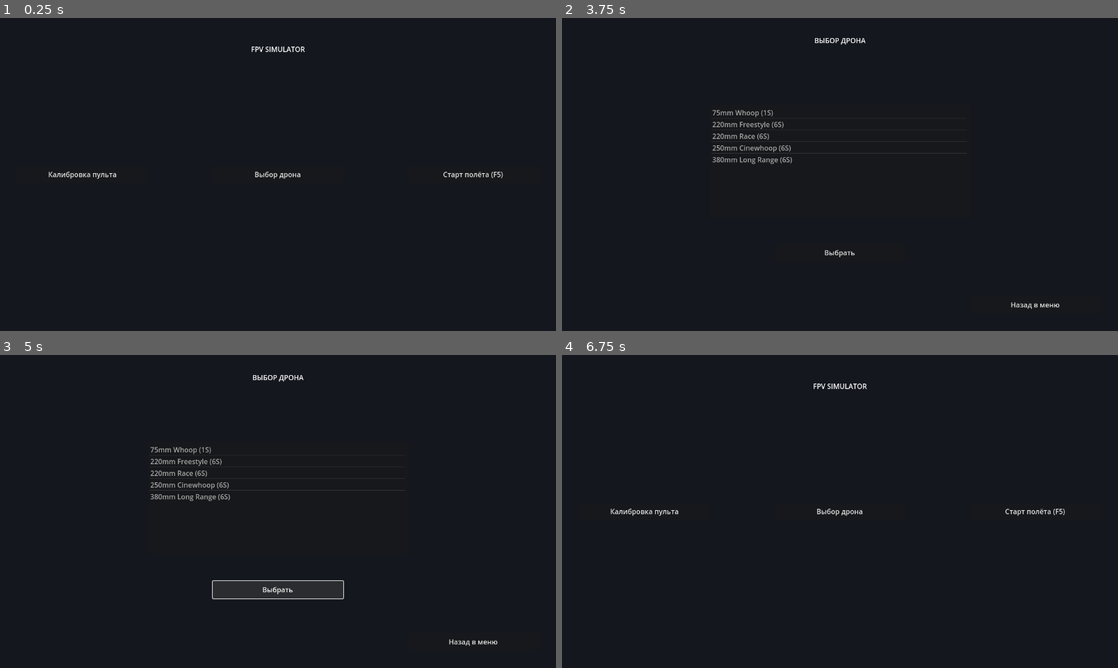
Above: before the commit, frames 1-4 (two rows, left to right).
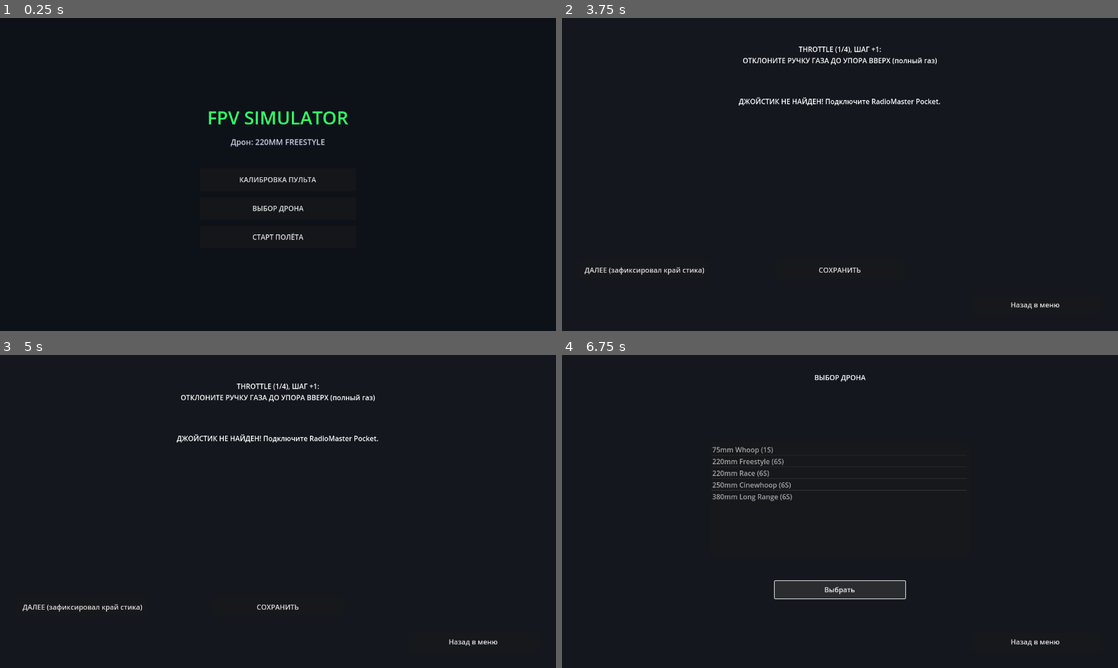
Above: after the commit, the same moments.

Repository: ocki45/fly-sim
Game: Godot game, scene res://scenes/main_menu.tscn
Same seed, same stepped clock (60 frames per second), same inputs: the game is played once before the commit and once after it.
Inputs (mouse positions are in pixels of both pictures, inside the frame that each line leads up to):
- Up to frame 1 (0.25 s): no input
- Up to frame 2 (3.75 s): click (645, 174) at 0.5 s, where only the run before the commit has a clickable "Калибровка пульта"; click (840, 180) at 1.25 s, where only the run after the commit has a clickable "КАЛИБРОВКА ПУЛЬТА"; click "СОХРАНИТЬ" at 2 s; click "Назад в меню" at 2.75 s; click (840, 174) at 3.5 s, where only the run before the commit has a clickable "Выбор дрона"
- Up to frame 3 (5 s): click (278, 589) at 4.25 s, where only the run before the commit has a clickable "Выбрать"
- Up to frame 4 (6.75 s): click "Назад в меню" at 5 s; click (840, 545) at 5.75 s, where only the run after the commit has a clickable "ВЫБОР ДРОНА"; click (840, 589) at 6.5 s, where only the run after the commit has a clickable "Выбрать"

The runs differ from the first frame. In frame 1, 1.4% of the frame differs, in the area x 8-91%, y 9-71%; in frame 2, 2.0%; in frame 3, 2.1%, in the area x 4-73%, y 6-82%; in frame 4, 1.5%.
Error in both runs: Trying to assign a value of type "PackedInt32Array" to a variable of type "Array[int]". (res://scripts/menu/drone_select.gd:28)

Commit message:
Refactor main menu to programmatic UI and enhance input calibration system
- scenes/main_menu.tscn: Removed static UI nodes (Bg, Title, Buttons) to rely on script-based construction
- scripts/menu/main_menu.gd: Implemented _build_ui() for dynamic creation of background, title, drone label, and menu buttons; added helper functions for layout and scene transitions
- scripts/autoload/game_manager.gd: Updated default mapping with correct inversion flags for throttle and pitch; improved load/save logic with null checks and error handling
- scripts/input/input_handler.gd: Added _apply_calibration() method to dynamically update axis/inversion exports from GameManager; implemented reload_calibration() for hot-swapping settings without restart
- scripts/menu/calibration.gd: Enhanced save logic to immediately apply new mapping to InputHandler via reload_calibration(); added auto-return to main menu after successful save

Diff:
--- a/scenes/main_menu.tscn
+++ b/scenes/main_menu.tscn
@@ -2,6 +2,9 @@
 
 [ext_resource type="Script" path="res://scripts/menu/main_menu.gd" id="1"]
 
+; Главное меню в стиле Liftoff: один корневой Control со скриптом main_menu.gd.
+; Весь UI (фон, заголовок, кнопки) собирается КОДОМ в _build_ui(), поэтому
+; сцена намеренно минимальна — никаких висячих $Btn... зависимостей.
 [node name="MainMenu" type="Control"]
 layout_mode = 3
 anchors_preset = 15
@@ -10,62 +13,3 @@
 grow_horizontal = 2
 grow_vertical = 2
 script = ExtResource("1")
-
-[node name="Bg" type="ColorRect" parent="."]
-layout_mode = 1
-anchors_preset = 15
-anchor_right = 1.0
-anchor_bottom = 1.0
-grow_horizontal = 2
-grow_vertical = 2
-color = Color(0.08, 0.09, 0.12, 1)
-
-[node name="Title" type="Label" parent="."]
-layout_mode = 1
-anchors_preset = 5
-anchor_left = 0.5
-anchor_right = 0.5
-offset_left = -200.0
-offset_top = 60.0
-offset_right = 200.0
-offset_bottom = 110.0
-grow_horizontal = 2
-text = "FPV SIMULATOR"
-horizontal_alignment = 1
-
-[node name="BtnCalibrate" type="Button" parent="."]
-layout_mode = 1
-anchors_preset = 2
-anchor_top = 0.5
-anchor_bottom = 0.5
-offset_left = 40.0
-offset_top = -20.0
-offset_right = 340.0
-offset_bottom = 20.0
-grow_vertical = 2
-text = "Калибровка пульта"
-
-[node name="BtnSelectDrone" type="Button" parent="."]
-layout_mode = 1
-anchors_preset = 2
-anchor_top = 0.5
-anchor_bottom = 0.5
-offset_left = 490.0
-offset_top = -20.0
-offset_right = 790.0
-offset_bottom = 20.0
-grow_vertical = 2
-text = "Выбор дрона"
-
-[node name="BtnStartFlight" type="Button" parent="."]
-layout_mode = 1
-anchors_preset = 2
-anchor_top = 0.5
-anchor_bottom = 0.5
-offset_left = 940.0
-offset_top = -20.0
-offset_right = 1240.0
-offset_bottom = 20.0
-grow_horizontal = 0
-grow_vertical = 2
-text = "Старт полёта (F5)"
--- a/scripts/autoload/game_manager.gd
+++ b/scripts/autoload/game_manager.gd
@@ -1,20 +1,29 @@
 extends Node
-# Менеджер игры (autoload-синглтон GameManager).
-# Хранит выбранный конфиг дрона и калибровку пульта (JSON в user://calibration.cfg).
+# ============================================================
+# GameManager — autoload-синглтон (менеджер игры).
+# Хранит: выбранный конфиг дрона + калибровку пульта (JSON).
+# Калибровка решают проблему перепутанных осей на Linux:
+# экран калибровки сам определяет, какой канал джойстика
+# за что отвечает, и сохраняет это в user://calibration.cfg.
+# ============================================================
 
+# Путь к выбранному .tres-конфигу дрона (ставится экраном выбора).
 var selected_drone_config: String = "res://resources/drones/drone_220mm_freestyle.tres"
+
+# Файл сохранения калибровки (user:// = writable dir Godot).
 const CALIBRATION_PATH: String = "user://calibration.cfg"
 
 # Схема по умолчанию — Mode 2 (RadioMaster Pocket):
 # ось 1 = газ, ось 0 = yaw, ось 3 = pitch, ось 2 = roll.
+# inverted=true означает: значение оси нужно развернуть (-(v)).
 var default_mapping: Dictionary = {
-	"throttle": {"axis": 1, "inverted": false},
+	"throttle": {"axis": 1, "inverted": true},
 	"yaw": {"axis": 0, "inverted": false},
-	"pitch": {"axis": 3, "inverted": false},
+	"pitch": {"axis": 3, "inverted": true},
 	"roll": {"axis": 2, "inverted": false}
 }
 
-# Текущая активная схема осей (может быть изменена экраном калибровки).
+# Текущая активная схема осей (может быть перезаписана калибровкой).
 var current_mapping: Dictionary = {}
 
 
@@ -22,12 +31,15 @@
 	load_calibration()
 
 
-# Загрузка калибровки из JSON-файла; при ошибке/отсутствии — схема по умолчанию.
+# Загрузка калибровки из JSON-файла; при ошибке/отсутствии — дефолт.
 func load_calibration() -> void:
 	if FileAccess.file_exists(CALIBRATION_PATH):
 		var file: FileAccess = FileAccess.open(CALIBRATION_PATH, FileAccess.READ)
+		if file == null:
+			current_mapping = default_mapping.duplicate(true)
+			return
 		var json: JSON = JSON.new()
-		if json.parse(file.get_as_text()) == OK:
+		if json.parse(file.get_as_text()) == OK and json.data is Dictionary:
 			current_mapping = json.data
 		else:
 			current_mapping = default_mapping.duplicate(true)
@@ -35,15 +47,20 @@
 		current_mapping = default_mapping.duplicate(true)
 
 
-# Сохранение текущей схемы калибровки в JSON.
+# Сохранение текущей схемы калибровки в JSON-файл.
 func save_calibration() -> void:
 	var file: FileAccess = FileAccess.open(CALIBRATION_PATH, FileAccess.WRITE)
+	if file == null:
+		push_warning("GameManager: не удалось открыть calibration.cfg для записи")
+		return
 	file.store_string(JSON.stringify(current_mapping, "\t"))
 
 
+# Установка пути к .tres-конфигу выбранного дрона.
 func set_drone_config(path: String) -> void:
 	selected_drone_config = path
 
 
+# Получение пути к выбранному конфигу дрона.
 func get_drone_config() -> String:
 	return selected_drone_config
--- a/scripts/input/input_handler.gd
+++ b/scripts/input/input_handler.gd
@@ -67,27 +67,52 @@
 @export var show_axis_debug: bool = true
 
 func _ready() -> void:
+	# Ищем уже подключённый джойстик (обязательно — иначе _joy_id = -1
+	# и ввод с пульта не читается вообще).
+	for id in Input.get_connected_joypads():
+		_joy_id = id
+		print("InputHandler: найден джойстик #%d: %s" % [id, Input.get_joy_name(id)])
 	# Применяем сохранённую калибровку из GameManager (user://calibration.cfg),
 	# если синглтон подключён как autoload. Это дефолты Mode 2, пока пользователь
 	# не перекалибрует пульт на экране калибровки.
-	if "GameManager" in Engine or has_node("/root/GameManager"):
-		var gm: Node = get_node_or_null("/root/GameManager")
-		if gm != null and gm.current_mapping.has("throttle"):
-			axis_throttle = int(gm.current_mapping["throttle"]["axis"])
-			invert_throttle = bool(gm.current_mapping["throttle"]["inverted"])
-			axis_yaw = int(gm.current_mapping["yaw"]["axis"])
-			invert_yaw = bool(gm.current_mapping["yaw"]["inverted"])
-			axis_pitch = int(gm.current_mapping["pitch"]["axis"])
-			invert_pitch = bool(gm.current_mapping["pitch"]["inverted"])
-			axis_roll = int(gm.current_mapping["roll"]["axis"])
-			invert_roll = bool(gm.current_mapping["roll"]["inverted"])
-			print("InputHandler: применена калибровка из GameManager")
-	# Ищем уже подключённый джойстик
-	for id in Input.get_connected_joypads():
-		_joy_id = id
-		print("InputHandler: найден джойстик #%d: %s" % [id, Input.get_joy_name(id)])
+	var gm: Node = get_node_or_null("/root/GameManager")
+	if gm != null and gm.current_mapping.has("throttle"):
+		_apply_calibration(gm.current_mapping)
 	# Ловим горячее подключение/отключение USB (сигнал есть в Godot 4)
 	Input.joy_connection_changed.connect(_on_joy_connection_changed)
+
+
+# Применение словаря калибровки {channel: {axis, inverted}} к нашим @export-полям.
+# Вызывается при старте и при каждом обновлении калибровки из меню.
+func _apply_calibration(mapping: Dictionary) -> void:
+	for ch in ["throttle", "yaw", "pitch", "roll"]:
+		if not mapping.has(ch):
+			continue
+		var entry: Dictionary = mapping[ch]
+		if not entry.has("axis") or not entry.has("inverted"):
+			continue
+		match ch:
+			"throttle":
+				axis_throttle = int(entry["axis"])
+				invert_throttle = bool(entry["inverted"])
+			"yaw":
+				axis_yaw = int(entry["axis"])
+				invert_yaw = bool(entry["inverted"])
+			"pitch":
+				axis_pitch = int(entry["axis"])
+				invert_pitch = bool(entry["inverted"])
+			"roll":
+				axis_roll = int(entry["axis"])
+				invert_roll = bool(entry["inverted"])
+	print("InputHandler: применена калибровка ", mapping)
+
+
+# Публичный метод: экран калибровки может вызвать его сразу после сохранения,
+# чтобы новые оси действовали без перезапуска сцены.
+func reload_calibration() -> void:
+	var gm: Node = get_node_or_null("/root/GameManager")
+	if gm != null:
+		_apply_calibration(gm.current_mapping)
 
 func _on_joy_connection_changed(device: int, connected: bool) -> void:
 	if connected:
--- a/scripts/menu/calibration.gd
+++ b/scripts/menu/calibration.gd
@@ -144,6 +144,12 @@
 	gm.save_calibration()
 	lbl_result.text = "Сохранено в user://calibration.cfg\n%s" % JSON.stringify(mapping)
 	print("Calibration: сохранён mapping ", mapping)
+	# Мгновенно применяем к активному InputHandler (без перезапуска сцены).
+	var ih: Node = get_node_or_null("/root/InputHandler")
+	if ih != null and ih.has_method("reload_calibration"):
+		ih.reload_calibration()
+	# Как в Liftoff: после сохранения сразу возвращаемся в главное меню.
+	get_tree().create_timer(1.2).timeout.connect(_on_back_pressed)
 
 
 func _on_back_pressed() -> void:
--- a/scripts/menu/main_menu.gd
+++ b/scripts/menu/main_menu.gd
@@ -1,19 +1,83 @@
 extends Control
-# Главное меню: кнопки «Калибровка», «Выбор дрона», «Старт полёта».
+# ============================================================
+# Главное меню (Liftoff-style): Калибровка / Выбор дрона / Старт.
+# Висячие кнопки заменены на программную сборку UI — сцене
+# main_menu.tscn нужен только корневой Control с этим скриптом.
+# ============================================================
+
+# Пункты меню: подпись -> действие.
+var _items: Array[Dictionary] = [
+	{"label": "КАЛИБРОВКА ПУЛЬТА", "scene": "res://scenes/calibration.tscn"},
+	{"label": "ВЫБОР ДРОНА", "scene": "res://scenes/drone_select.tscn"},
+	{"label": "СТАРТ ПОЛЁТА", "scene": ""},  # пустая строка = текущая сцена полёта
+]
+
 
 func _ready() -> void:
-	$BtnCalibrate.pressed.connect(_on_calibrate)
-	$BtnSelectDrone.pressed.connect(_on_select)
-	$BtnStartFlight.pressed.connect(_on_start)
+	_build_ui()
 
 
-func _on_calibrate() -> void:
-	get_tree().change_scene_to_file("res://scenes/calibration.tscn")
+# Полностью собираем интерфейс кодом (без внешних ассетов).
+func _build_ui() -> void:
+	# Тёмный фон всего экрана.
+	var bg: ColorRect = ColorRect.new()
+	bg.color = Color(0.05, 0.07, 0.10)
+	bg.set_anchors_preset(Control.PRESET_FULL_RECT)
+	add_child(bg)
+
+	# Вертикальный контейнер по центру экрана.
+	var box: VBoxContainer = VBoxContainer.new()
+	box.set_anchors_preset(Control.PRESET_CENTER)
+	box.custom_minimum_size = Vector2(360, 0)
+	box.position = Vector2(-180, -160)
+	box.add_theme_constant_override("separation", 14)
+	add_child(box)
+
+	# Заголовок.
+	var title: Label = Label.new()
+	title.text = "FPV SIMULATOR"
+	title.add_theme_font_size_override("font_size", 42)
+	title.add_theme_color_override("font_color", Color(0.2, 1.0, 0.4))
+	title.horizontal_alignment = HORIZONTAL_ALIGNMENT_CENTER
+	box.add_child(title)
+
+	# Подпись выбранного дрона (из GameManager).
+	var drone_label: Label = Label.new()
+	drone_label.name = "SelectedDroneLabel"
+	drone_label.text = "Дрон: %s" % _drone_name_from_path(GameManager.get_drone_config())
+	drone_label.add_theme_font_size_override("font_size", 18)
+	drone_label.add_theme_color_override("font_color", Color(0.8, 0.8, 0.9))
+	drone_label.horizontal_alignment = HORIZONTAL_ALIGNMENT_CENTER
+	box.add_child(drone_label)
+
+	box.add_child(_make_spacer(20))
+
+	# Кнопки меню.
+	for item: Dictionary in _items:
+		var btn: Button = Button.new()
+		btn.text = String(item["label"])
+		btn.custom_minimum_size = Vector2(360, 52)
+		btn.pressed.connect(_on_menu_button.bind(String(item["scene"])))
+		box.add_child(btn)
 
 
-func _on_select() -> void:
-	get_tree().change_scene_to_file("res://scenes/drone_select.tscn")
+# Универсальный обработчик: переход к сцене или прямой старт полёта.
+func _on_menu_button(scene_path: String) -> void:
+	if scene_path.is_empty():
+		# Старт: сразу летим на выбранном дроне в основной сцене.
+		get_tree().change_scene_to_file("res://scenes/main.tscn")
+	else:
+		get_tree().change_scene_to_file(scene_path)
 
 
-func _on_start() -> void:
-	get_tree().change_scene_to_file("res://scenes/main.tscn")
+# Красивое имя дрона из пути .tres (для подписи в меню).
+func _drone_name_from_path(path: String) -> String:
+	var file_name: String = path.get_file().get_basename()
+	return file_name.replace("drone_", "").replace("_", " ").to_upper()
+
+
+# Пустая вертикальная отбивка между элементами.
+func _make_spacer(height: float) -> Control:
+	var sp: Control = Control.new()
+	sp.custom_minimum_size = Vector2(0, height)
+	return sp
